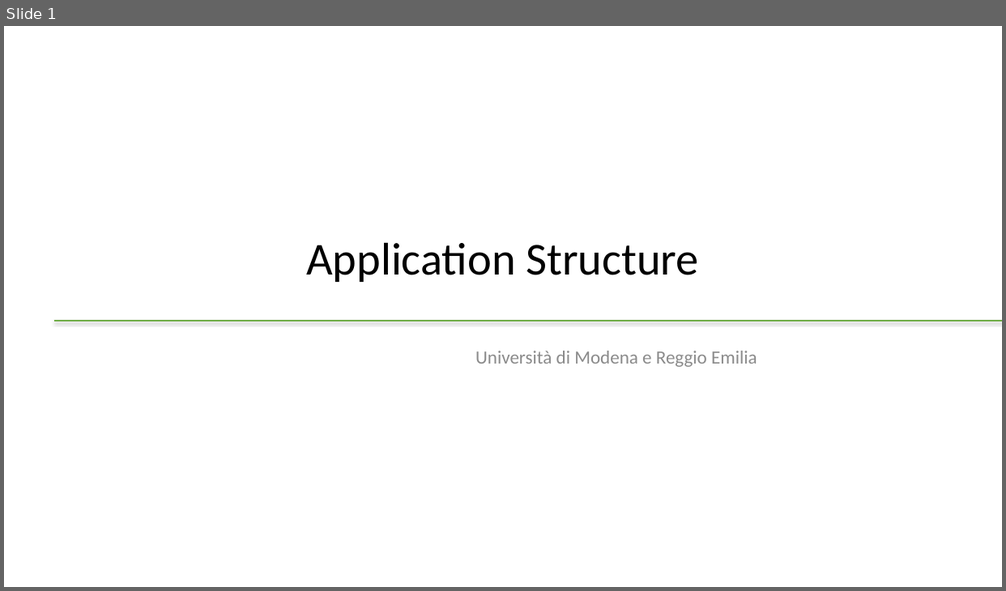
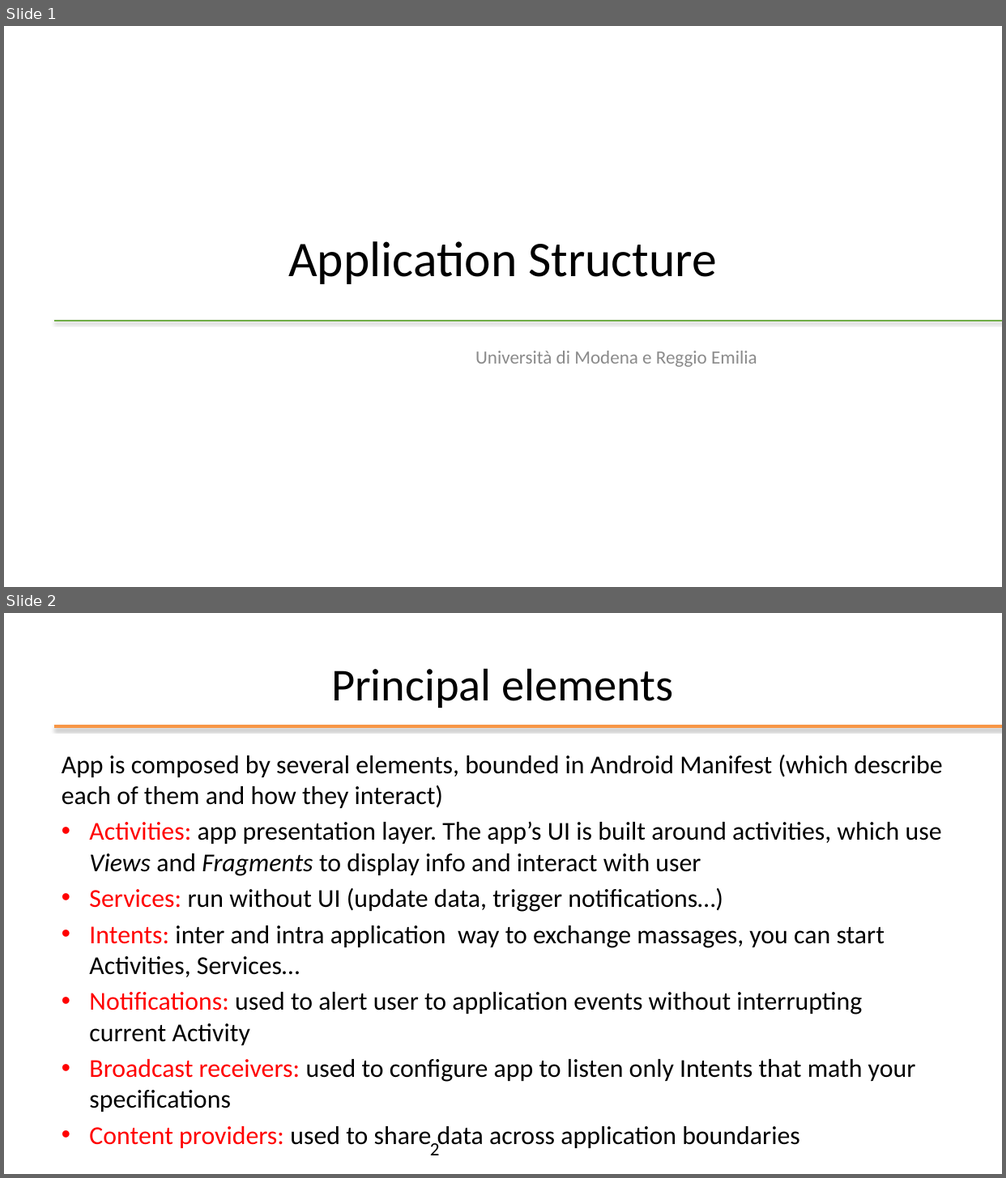
Before and after one commit to kevinmala00/ATTIVITA-PROGETTUALE, a slide deck: slides/03 - Application-structure.pptx. Shown one above the other, each under a label of ours: slide 1 before the commit, slides 1 and 2 after it. The pictures are 1006x591 and 1006x1178 pixels, drawn with LibreOffice and Linux fonts; fonts in the diff are those of the drawing; background and template pictures are left out. Boxes give left, top, right and bottom in pixels: in the first picture for what was removed or moved away, otherwise in the second. Text is boxed around its words. In the diff, an @@ line names an element or a change of style, - is before the commit and + after.

Commit message:
M1 -> COMPLETED (add android libraries and adroid framework)

```diff
--- a/slides/03 - Application-structure.pptx
+++ b/slides/03 - Application-structure.pptx
@@ slide 2 added at [4,613,1002,1174], background #FFFFFF @@
@@ title added at [331,668,674,708], 44 pt, text #000000 @@
+Principal elements
@@ line added from (54, 726) to (1002, 726), #F79646 3 pt @@
@@ text added at [62,755,942,1112], 24.8 pt, text #000000 @@
+App is composed by several elements, bounded in Android Manifest (which describe each of them and how they interact)
+• Activities: app presentation layer. The app’s UI is built around activities, which use Views and Fragments to display info and interact with user
+• Services: run without UI (update data, trigger notifications…)
+• Intents: inter and intra application way to exchange massages, you can start Activities, Services…
+• Notifications: used to alert user to application events without interrupting current Activity
+• Broadcast receivers: used to configure app to listen only Intents that math your specifications
+• Content providers: used to share data across application boundaries
@@ page number added at [430,1140,440,1156], 18 pt, text #000000 @@
+2
@@ slide 1 changed as well @@
@@ title "Application Structure" at [288,241,717,284]: size 44 to 48 pt @@
```
Also in this commit, not shown: 2 other slides added, 10 slides removed, 2 other files.
